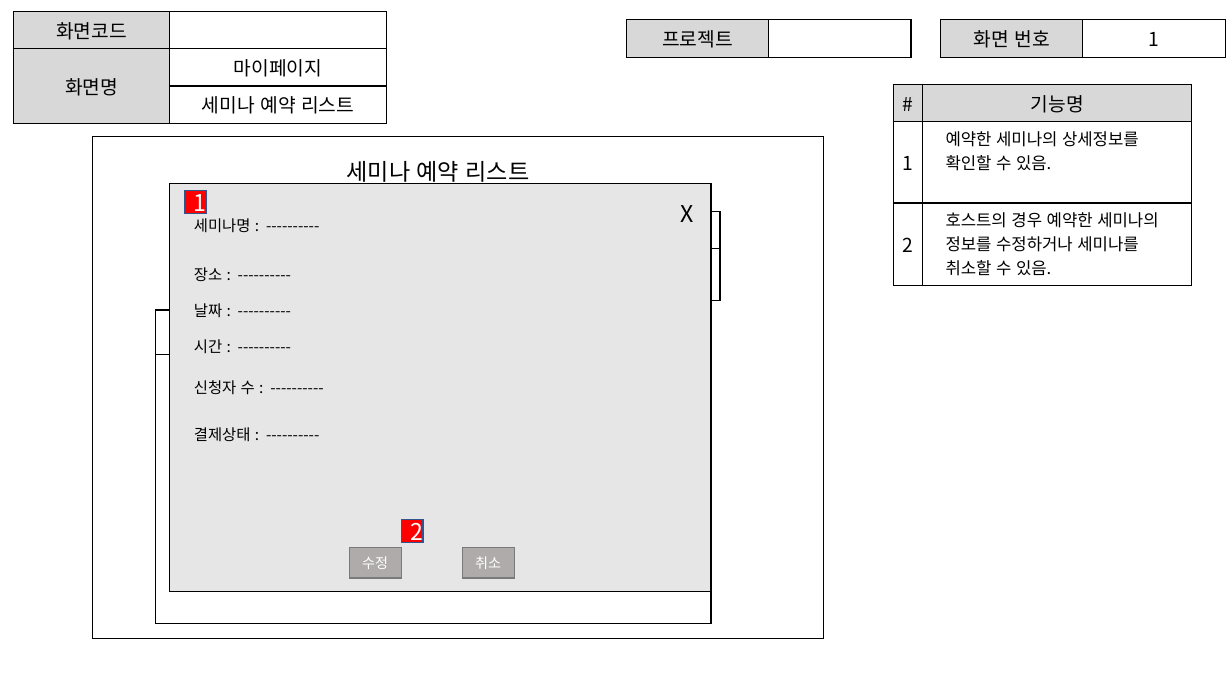
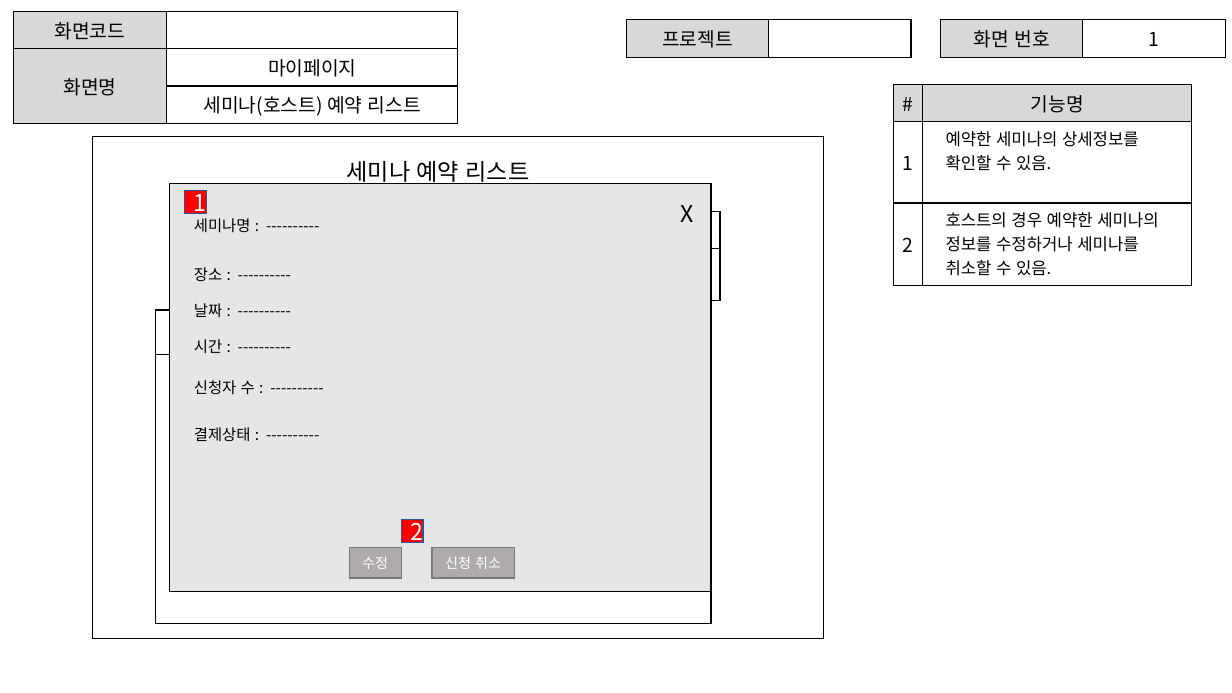
Before and after one commit to ezenteam2/e-Zone, a slide deck: slide 3 of gr2_lhj/마이페이지.pptx. Drawn at 1232x693 pixels with LibreOffice and Linux fonts; fonts in the diff are those of the drawing. Boxes give left, top, right and bottom in pixels: in the first picture for what was removed or moved away, otherwise in the second. Text is boxed around its words. In the diff, an @@ line names an element or a change of style, - is before the commit and + after.

```diff
--- a/gr2_lhj/마이페이지.pptx
+++ b/gr2_lhj/마이페이지.pptx
@@ table at [13,12,457,120] @@
-row 3, column 2: 세미나 예약 리스트
+row 3, column 2: 세미나(호스트) 예약 리스트
@@ table: place and size @@
-table at [13,12,386,118]
+table at [13,12,457,120]
@@ rectangle "신청 취소": place and size @@
-rectangle "신청 취소" at [462,547,514,578]
+rectangle "신청 취소" at [433,547,515,578]
@@ text in rectangle at [445,556,501,569]: text changed @@
-취소
+신청 취소
```
Also in this commit, not shown: 7 other slides changed, 1 slide removed.
